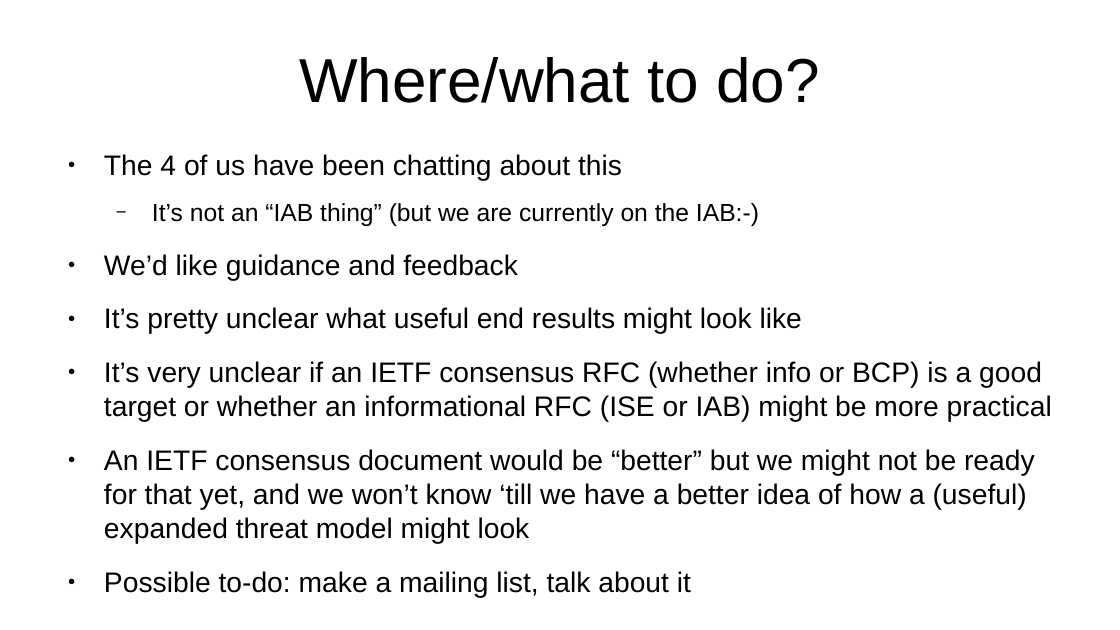
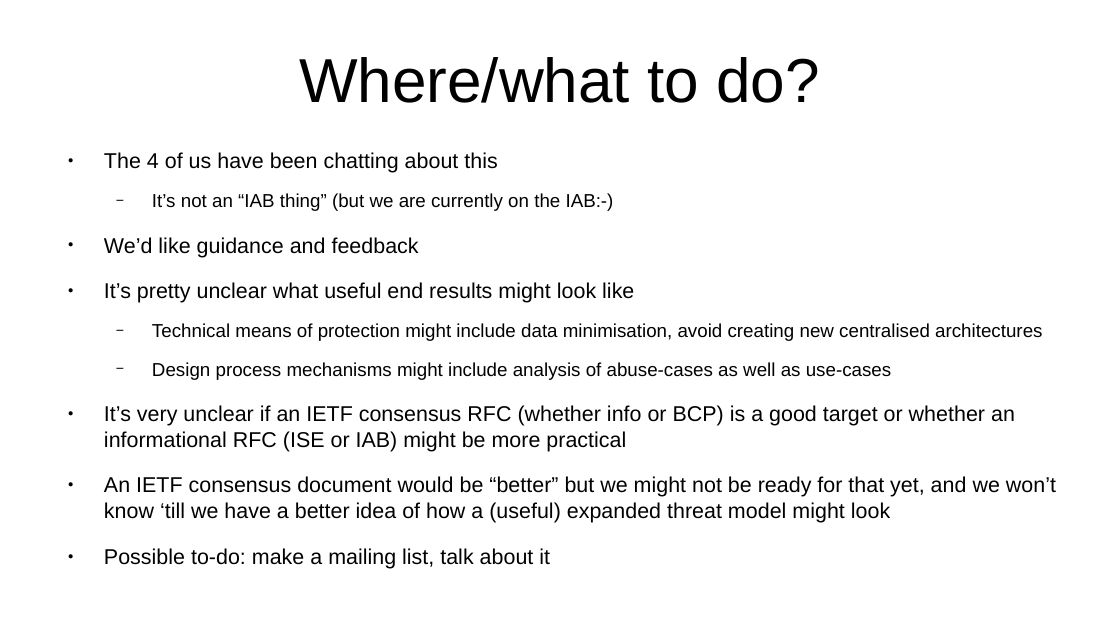
Before and after one commit to sftcd/model-t, a slide deck: slide 7 of ietf105-model-t.odp. Drawn at 1120x630 pixels with LibreOffice and Linux fonts; fonts in the diff are those of the drawing. Boxes give left, top, right and bottom in pixels: in the first picture for what was removed or moved away, otherwise in the second. Text is boxed around its words. In the diff, an @@ line names an element or a change of style, - is before the commit and + after.

```diff
--- a/ietf105-model-t.odp
+++ b/ietf105-model-t.odp
@@ text at (104,152,1056,523): size 20 to 15.2 pt in "The 4 of us have been chatting ...", "We’d like guidance and feedback", "It’s pretty unclear what useful end results ...", "It’s very unclear if an IETF consensus ..." and 2 more places; size 17.5 to 13.3 pt in "It’s not an “IAB thing” (but we ..." @@
@@ text at (152,323,1042,380): paragraphs added @@
+  − Technical means of protection might include data minimisation, avoid creating new centralised architectures
+  − Design process mechanisms might include analysis of abuse-cases as well as use-cases
```
Also in this commit, not shown: 1 other slide changed, 1 other file.
